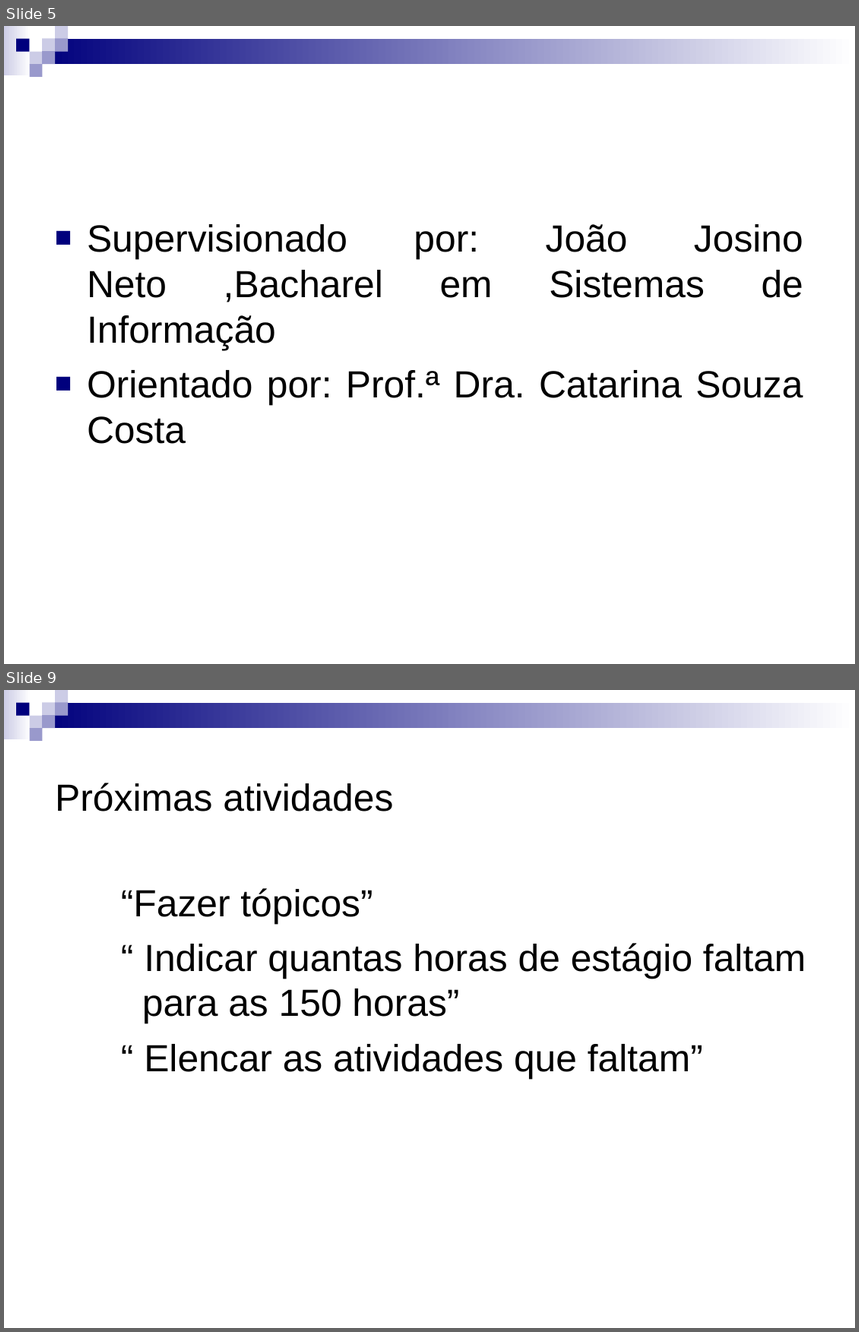
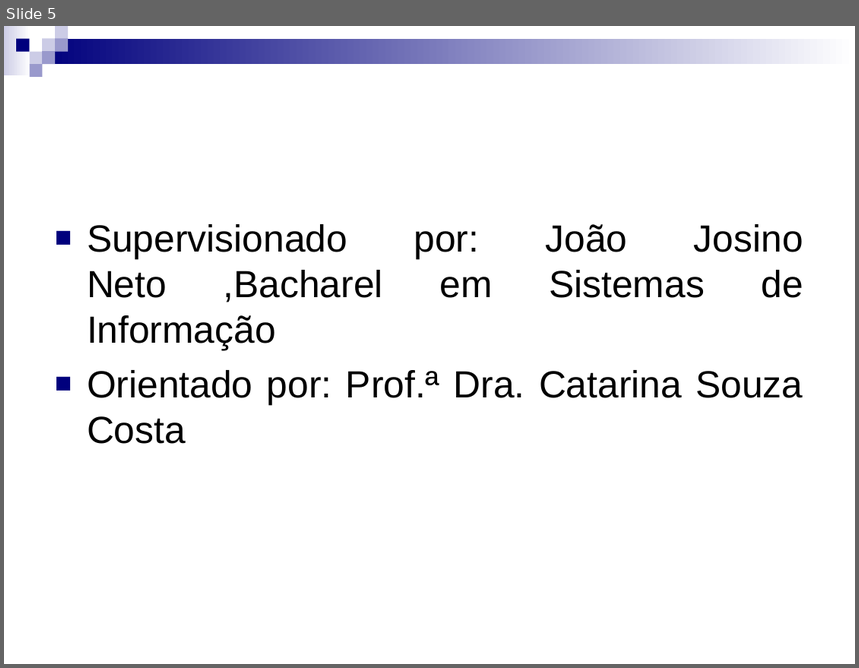
Before and after one commit to Gabrielfgrd/CamaraRB, a slide deck: Documentos/Documentos das aulas/Apresentação para o dia 10.ppt. Shown one above the other, each under a label of ours: slides 5 and 9 before the commit, slide 5 after it; the slides between them are not shown. The pictures are 859x1332 and 859x668 pixels, drawn with LibreOffice and Linux fonts; fonts in the diff are those of the drawing. Boxes give left, top, right and bottom in pixels: in the first picture for what was removed or moved away, otherwise in the second. Text is boxed around its words. In the diff, an @@ line names an element or a change of style, - is before the commit and + after.

```diff
--- a/Documentos/Documentos das aulas/Apresentação para o dia 10.ppt
+++ b/Documentos/Documentos das aulas/Apresentação para o dia 10.ppt
@@ slide 9 removed at [4, 690, 855, 1328], background #FFFFFF; not listed: 9 template elements that a slide beside it also shows @@
@@ title removed at [55, 783, 393, 812] @@
-Próximas atividades
@@ text removed at [121, 888, 806, 1079] @@
-    “Fazer tópicos”
-    “ Indicar quantas horas de estágio faltam para as 150 horas”
-    “ Elencar as atividades que faltam”
```
Also in this commit, not shown: 3 slides changed, 14 slides added, 2 other slides removed, 8 other files.
